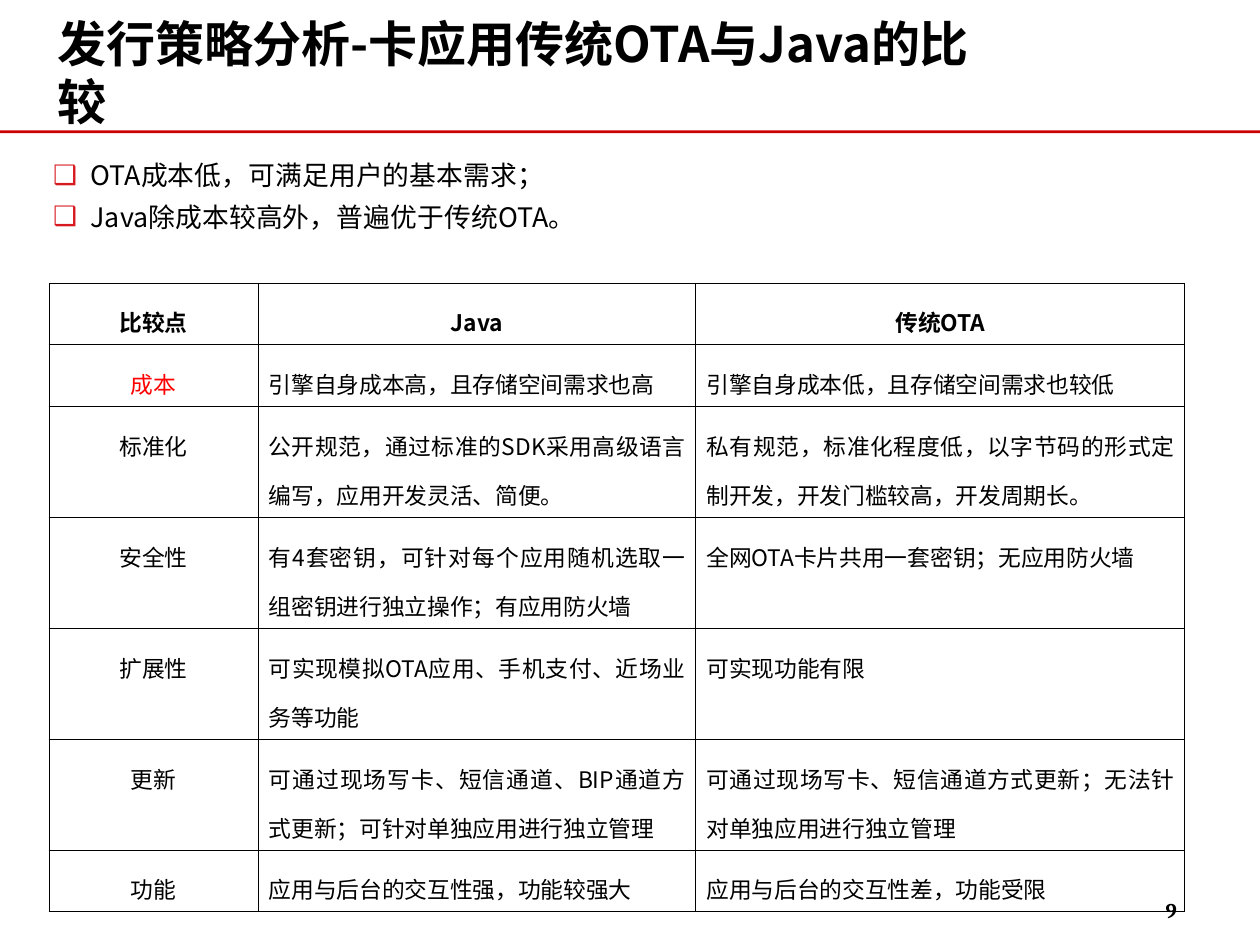
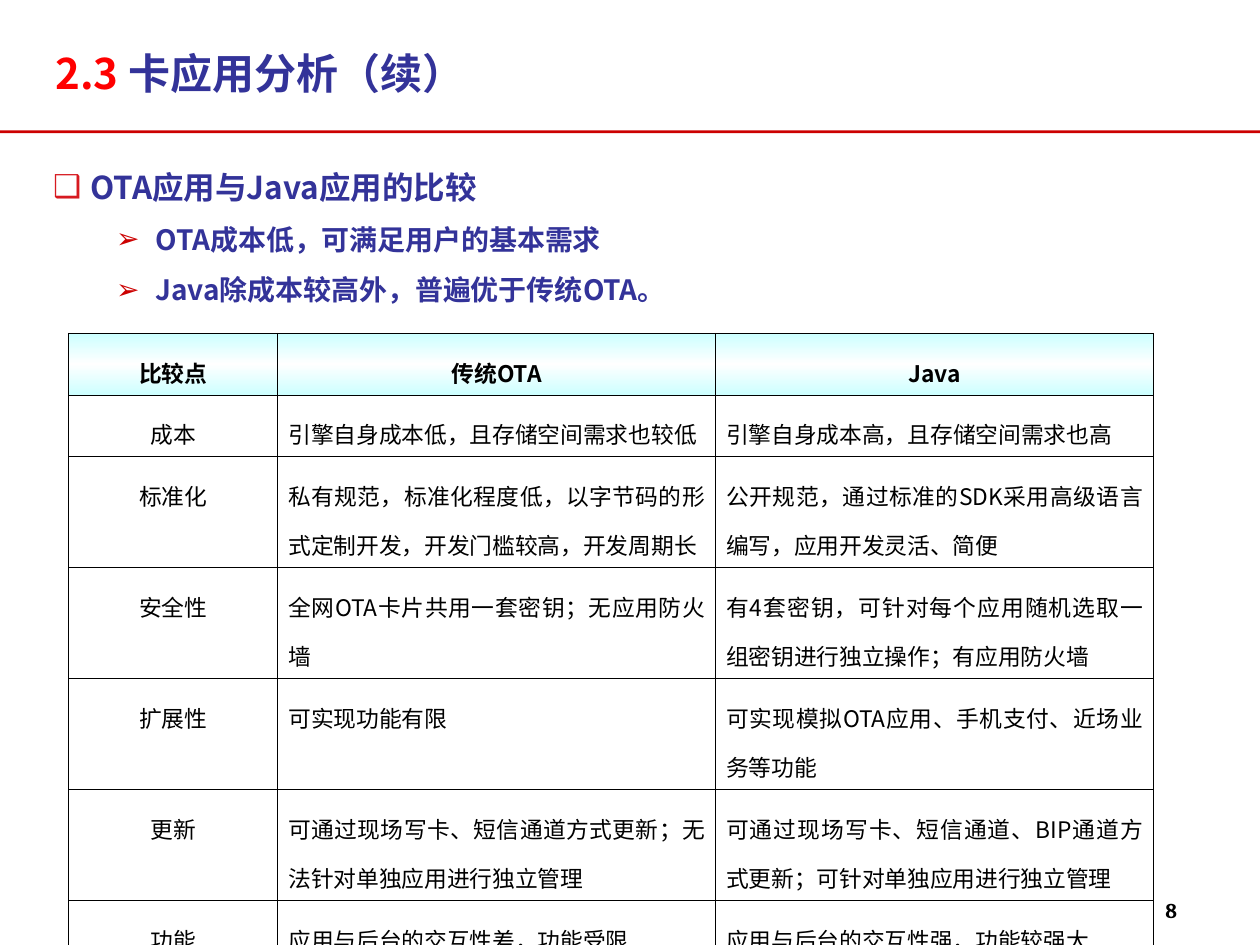
Before and after one commit to momo1101/unicardsrch, a slide deck: slide 8 of 软课题文本/软课题-中国联通电信卡业务及策略研究.ppt (slide 9 before the commit). Drawn at 1260x945 pixels with LibreOffice and Linux fonts; fonts in the diff are those of the drawing; background and template pictures are left out. Boxes give left, top, right and bottom in pixels: in the first picture for what was removed or moved away, otherwise in the second. Text is boxed around its words. In the diff, an @@ line names an element or a change of style, - is before the commit and + after.

```diff
--- a/软课题文本/软课题-中国联通电信卡业务及策略研究.ppt
+++ b/软课题文本/软课题-中国联通电信卡业务及策略研究.ppt
@@ text at <box>55,53,464,93</box>: text changed; size 28 to 24 pt; text colour #000000 to #333399 @@
-发行策略分析-卡应用传统OTA与Java的比较
+2.3 卡应用分析（续）
@@ text at <box>91,172,601,254</box>: text changed; size 15.3 to 16 pt; text colour #000000 to #333399; bold on @@
-❑ OTA成本低，可满足用户的基本需求；
+❑ OTA应用与Java应用的比较
+  ➢ OTA成本低，可满足用户的基本需求
@@ text at <box>156,276,666,304</box>: size 15.3 to 16 pt, text colour #000000 to #333399, bold on in "Java除成本较高外，普遍优于传统OTA。"; bullet ❑ to ➢; list level 1 to 2 in "Java除成本较高外，普遍优于传统OTA。"; line spacing 1.3 to 1.5; bullet colour #D71A20 to #CC0000 @@
@@ table at <box>69,333,1153,895</box> @@
-row 1, column 2: Java
+row 1, column 2: 传统OTA
-row 1, column 3: 传统OTA
+row 1, column 3: Java
-row 2, column 2: 引擎自身成本高，且存储空间需求也高
+row 2, column 2: 引擎自身成本低，且存储空间需求也较低
-row 2, column 3: 引擎自身成本低，且存储空间需求也较低
+row 2, column 3: 引擎自身成本高，且存储空间需求也高
-row 3, column 2: 公开规范，通过标准的SDK采用高级语言编写，应用开发灵活、简便。
+row 3, column 2: 私有规范，标准化程度低，以字节码的形式定制开发，开发门槛较高，开发周期长
-row 3, column 3: 私有规范，标准化程度低，以字节码的形式定制开发，开发门槛较高，开发周期长。
+row 3, column 3: 公开规范，通过标准的SDK采用高级语言编写，应用开发灵活、简便
-row 4, column 2: 有4套密钥，可针对每个应用随机选取一组密钥进行独立操作；有应用防火墙
+row 4, column 2: 全网OTA卡片共用一套密钥；无应用防火墙
-row 4, column 3: 全网OTA卡片共用一套密钥；无应用防火墙
+row 4, column 3: 有4套密钥，可针对每个应用随机选取一组密钥进行独立操作；有应用防火墙
-row 5, column 2: 可实现模拟OTA应用、手机支付、近场业务等功能
+row 5, column 2: 可实现功能有限
-row 5, column 3: 可实现功能有限
+row 5, column 3: 可实现模拟OTA应用、手机支付、近场业务等功能
-row 6, column 2: 可通过现场写卡、短信通道、BIP通道方式更新；可针对单独应用进行独立管理
+row 6, column 2: 可通过现场写卡、短信通道方式更新；无法针对单独应用进行独立管理
-row 6, column 3: 可通过现场写卡、短信通道方式更新；无法针对单独应用进行独立管理
+row 6, column 3: 可通过现场写卡、短信通道、BIP通道方式更新；可针对单独应用进行独立管理
-row 7, column 2: 应用与后台的交互性强，功能较强大
+row 7, column 2: 应用与后台的交互性差，功能受限
-row 7, column 3: 应用与后台的交互性差，功能受限
+row 7, column 3: 应用与后台的交互性强，功能较强大
@@ fill none to gradient #CCFFFF to #FFFFFF in row 1 @@
@@ text colour #FF0000 to #000000 in "成本" @@
@@ table: place and size @@
-table at <box>49,284,1184,905</box>
+table at <box>69,333,1153,895</box>
@@ page number at <box>1165,903,1177,918</box>: text changed @@
-9
+8
```
Also in this commit, not shown: 21 other slides changed, 3 slides added, 7 slides removed.
